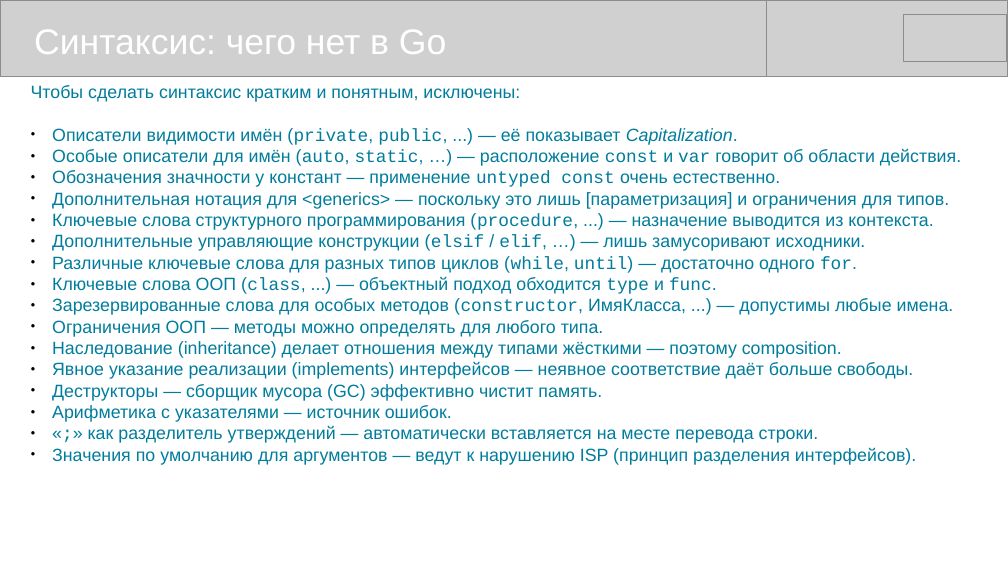
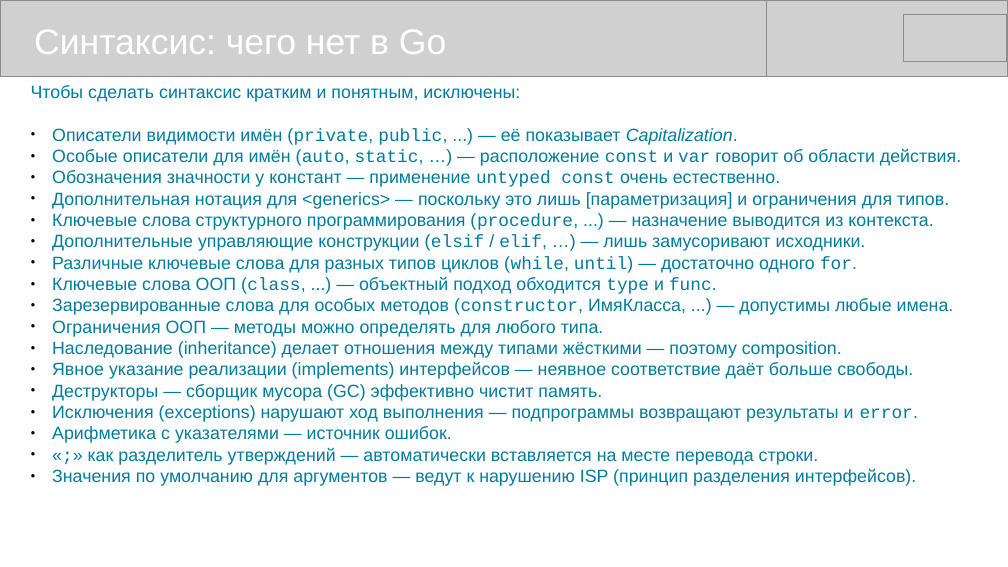
Before and after one commit to mike-shock/Go_language, a slide deck: slide 12 of Go_Preview.odp. Drawn at 1008x567 pixels with LibreOffice and Linux fonts; fonts in the diff are those of the drawing; grey boxes stand for pictures. Boxes give left, top, right and bottom in pixels: in the first picture for what was removed or moved away, otherwise in the second. Text is boxed around its words. In the diff, an @@ line names an element or a change of style, - is before the commit and + after.

```diff
--- a/Go_Preview.odp
+++ b/Go_Preview.odp
@@ text at [52,405,918,422]: paragraph added @@
+● Исключения (exceptions) нарушают ход выполнения — подпрограммы возвращают результаты и error.
```
Also in this commit, not shown: 1 other slide changed, 1 other file.
